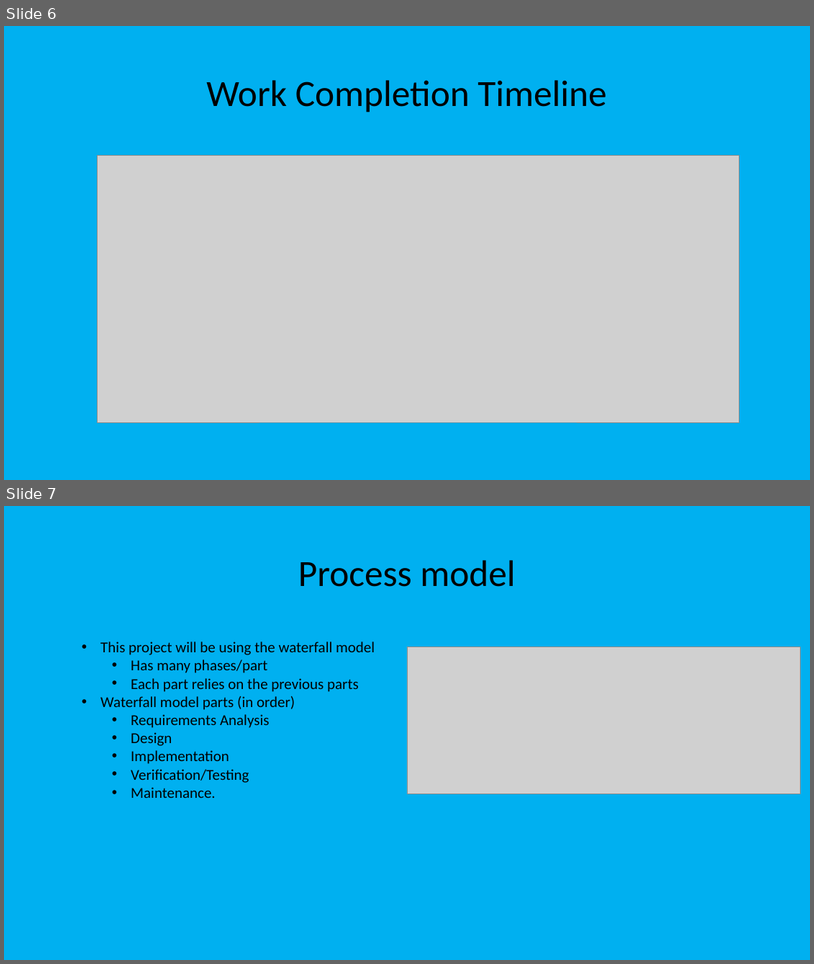
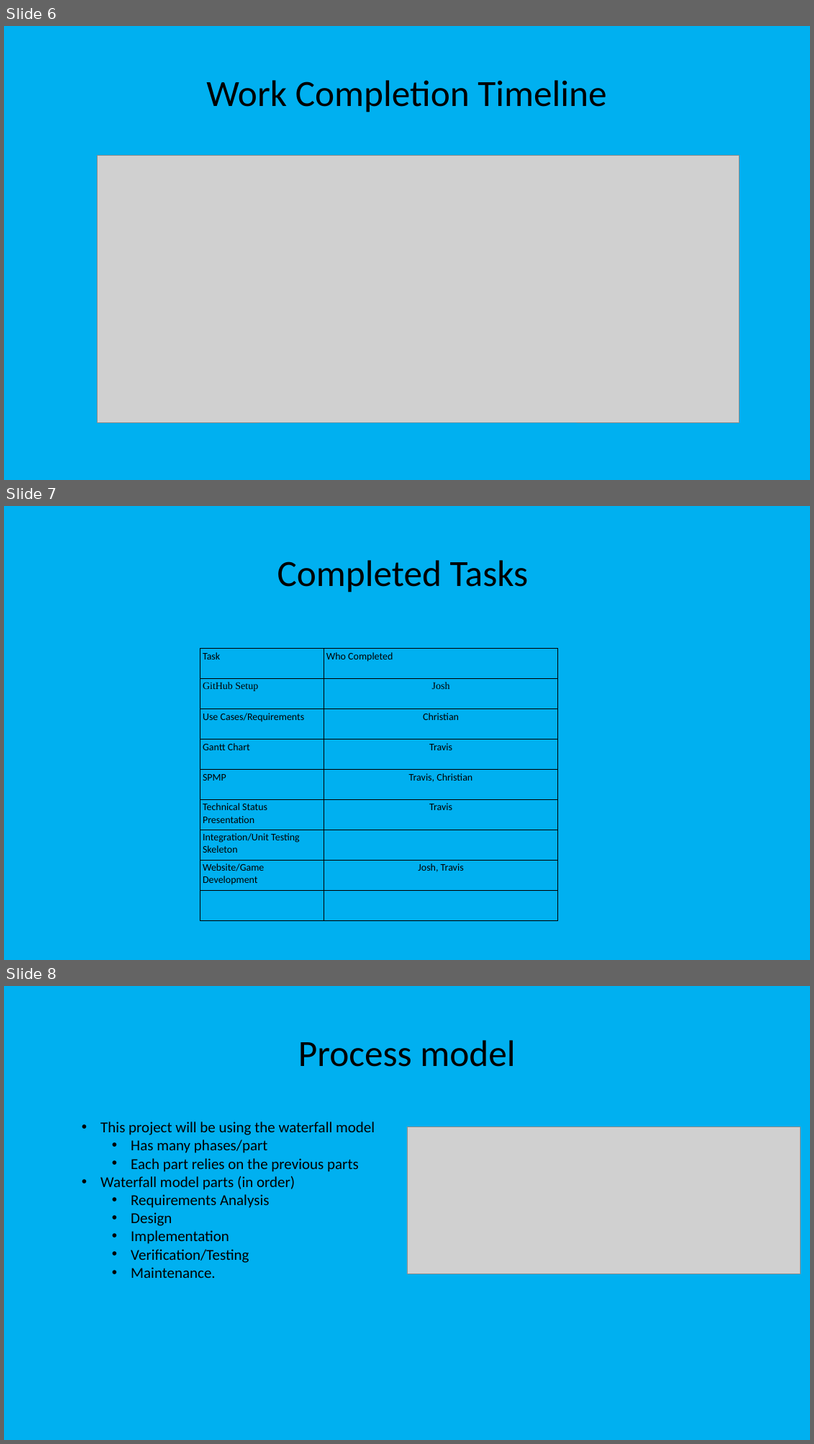
Before and after one commit to s-christian/Fit_or_Fail, a slide deck: Fit or Fail_presentation.pptx. Shown one above the other, each under a label of ours: slides 6 and 7 before the commit, slides 6, 7 and 8 after it. The pictures are 814x964 and 814x1444 pixels, drawn with LibreOffice and Linux fonts; fonts in the diff are those of the drawing; grey boxes stand for pictures. Boxes give left, top, right and bottom in pixels: in the first picture for what was removed or moved away, otherwise in the second. Text is boxed around its words. In the diff, an @@ line names an element or a change of style, - is before the commit and + after.

```diff
--- a/Fit or Fail_presentation.pptx
+++ b/Fit or Fail_presentation.pptx
@@ slide 7 added at bbox=[4, 506, 810, 960], background #00B0F0 @@
@@ title added at bbox=[278, 560, 529, 592], 44 pt, text #000000 @@
+Completed Tasks
@@ table added at bbox=[201, 648, 558, 921], 9 rows, 2 columns @@
+Task | Who Completed
+GitHub Setup | Josh
+Use Cases/Requirements | Christian
+Gantt Chart | Travis
+SPMP | Travis, Christian
+Technical Status Presentation | Travis
+Integration/Unit Testing Skeleton | 
+Website/Game Development | Josh, Travis
+ | 
@@ what was slide 7 is now slide 8 @@
```
